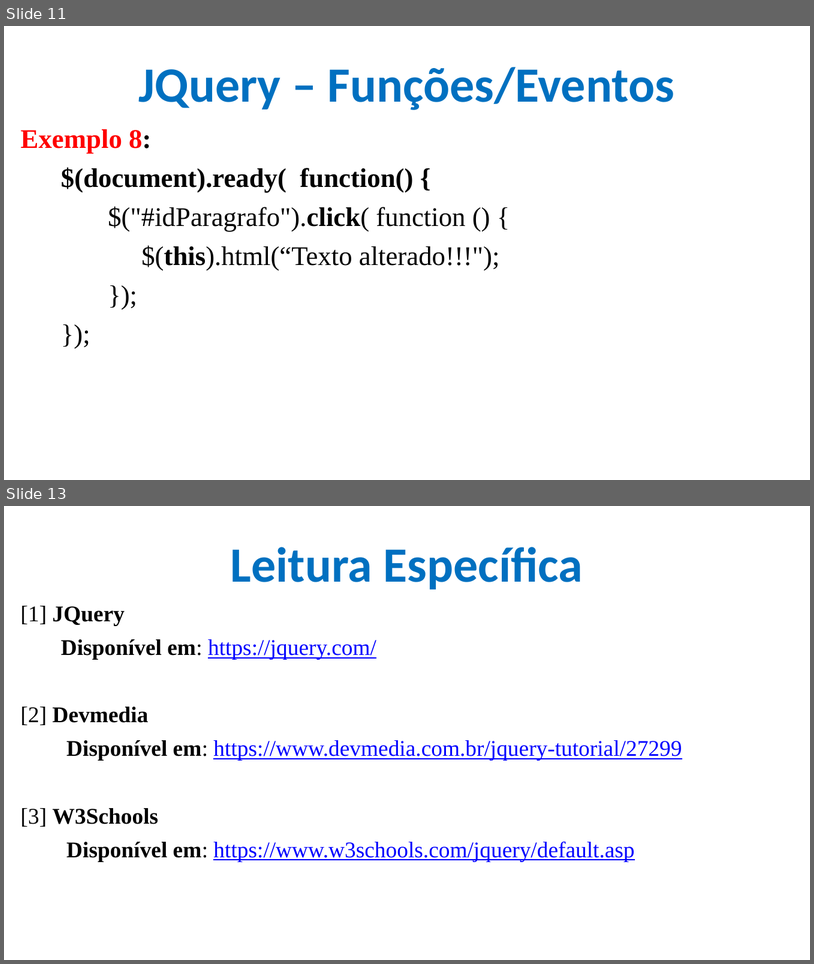
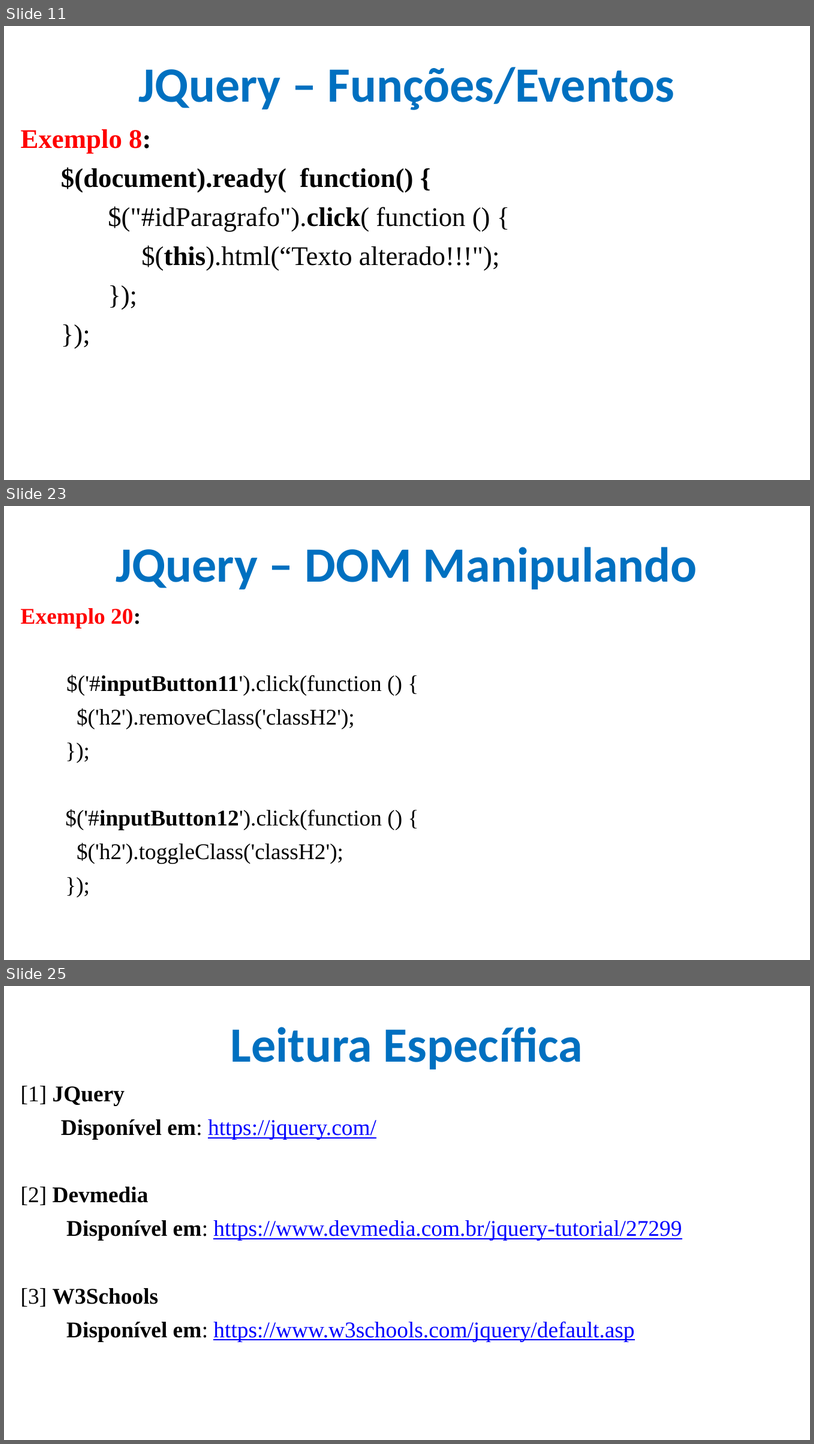
Before and after one commit to CloudEducationBrazil/WydenDesenvolvimentoWebPHP, a slide deck: 01 Classes/Aula 11 Desenvolvimento Web PHP - JQuery.pptx. Shown one above the other, each under a label of ours: slides 11 and 13 before the commit, slides 11, 23 and 25 after it; the slides between them are not shown. The pictures are 814x964 and 814x1444 pixels, drawn with LibreOffice and Linux fonts; fonts in the diff are those of the drawing; background and template pictures are left out. Boxes give left, top, right and bottom in pixels: in the first picture for what was removed or moved away, otherwise in the second. Text is boxed around its words. In the diff, an @@ line names an element or a change of style, - is before the commit and + after.

Commit message:
ppt JQuery

```diff
--- a/01 Classes/Aula 11 Desenvolvimento Web PHP - JQuery.pptx
+++ b/01 Classes/Aula 11 Desenvolvimento Web PHP - JQuery.pptx
@@ slide 23 added at (x1=4, y1=506, x2=810, y2=960), background picture (left out) @@
@@ title added at (x1=116, y1=547, x2=698, y2=589), 44 pt, text #0070C0, bold @@
+JQuery – DOM Manipulando
@@ text added at (x1=21, y1=608, x2=382, y2=863), 20 pt, text #000000 @@
+Exemplo 20:
+$('#inputButton11').click(function () {
+$('h2').removeClass('classH2');
+});
+$('#inputButton12').click(function () {
+$('h2').toggleClass('classH2');
+});
@@ what was slide 13 is now slide 25 @@
```
Also in this commit, not shown: 2 slides changed, 11 other slides added, 7 other files.
